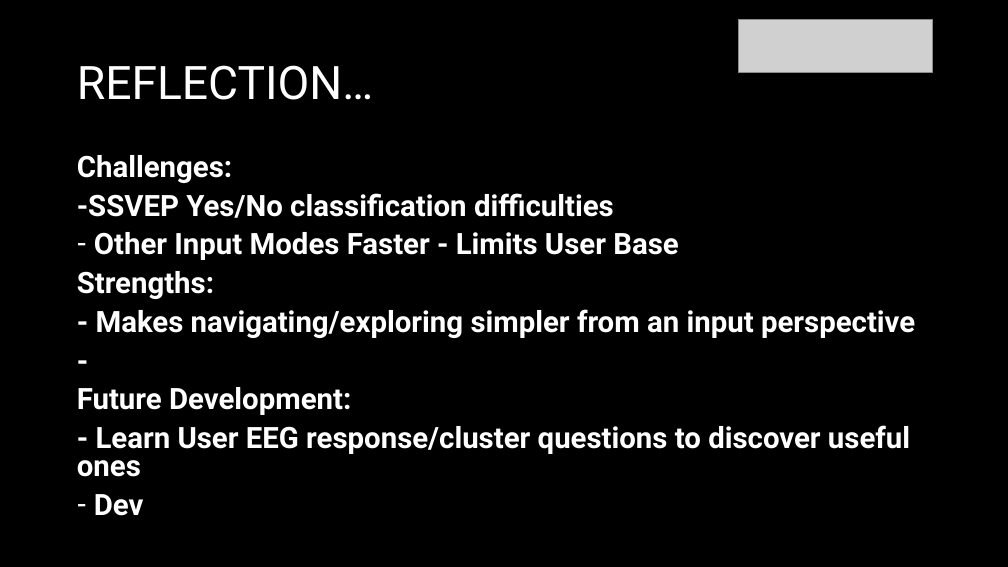
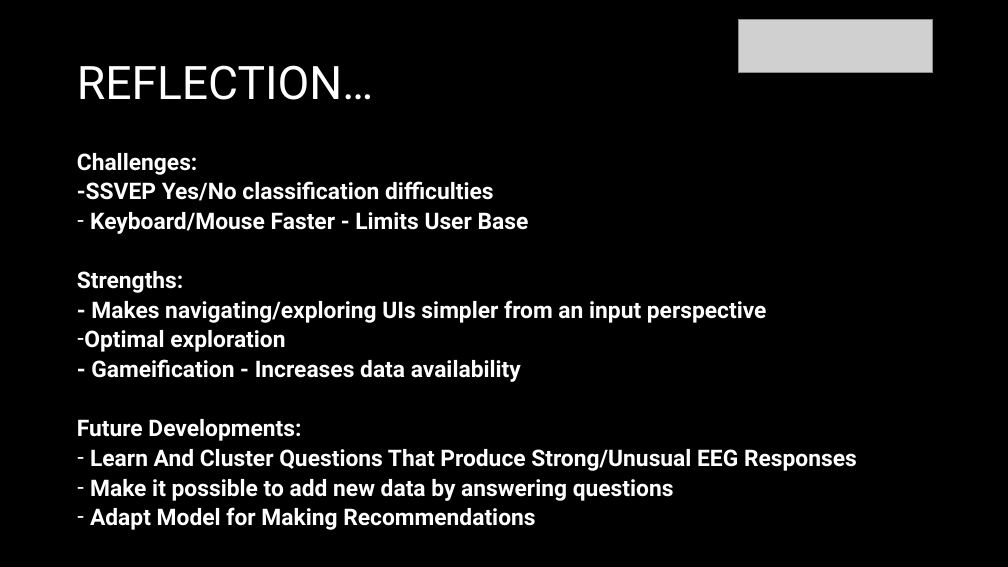
Before and after one commit to michaelgoldendev/unibrowser, a slide deck: slide 8 of presentation/unibrowser-presentation.pptx (slide 9 before the commit). Drawn at 1008x567 pixels with LibreOffice and Linux fonts; fonts in the diff are those of the drawing; grey boxes stand for pictures. Boxes give left, top, right and bottom in pixels: in the first picture for what was removed or moved away, otherwise in the second. Text is boxed around its words. In the diff, an @@ line names an element or a change of style, - is before the commit and + after.

Commit message:
presentation update

```diff
--- a/presentation/unibrowser-presentation.pptx
+++ b/presentation/unibrowser-presentation.pptx
@@ text at (x1=77, y1=153, x2=494, y2=293): size 28 to 21.7 pt in "Challenges:", "-SSVEP Yes/No classification difficulties", "Strengths:"; line spacing 0.8 to 0.7 @@
@@ text at (x1=90, y1=212, x2=529, y2=234): text changed; size 28 to 21.7 pt @@
-– Other Input Modes Faster - Limits User Base
+– Keyboard/Mouse Faster - Limits User Base
@@ text at (x1=77, y1=300, x2=857, y2=530): text changed; size 28 to 21.7 pt @@
-- Makes navigating/exploring simpler from an input perspective
--
-Future Development:
-- Learn User EEG response/cluster questions to discover useful ones
-– Dev
+- Makes navigating/exploring UIs simpler from an input perspective
+– Optimal exploration
+- Gameification - Increases data availability
+Future Developments:
+– Learn And Cluster Questions That Produce Strong/Unusual EEG Responses
+– Make it possible to add new data by answering questions
+– Adapt Model for Making Recommendations
```
Also in this commit, not shown: 2 other slides changed, 1 slide added, 2 slides removed.
